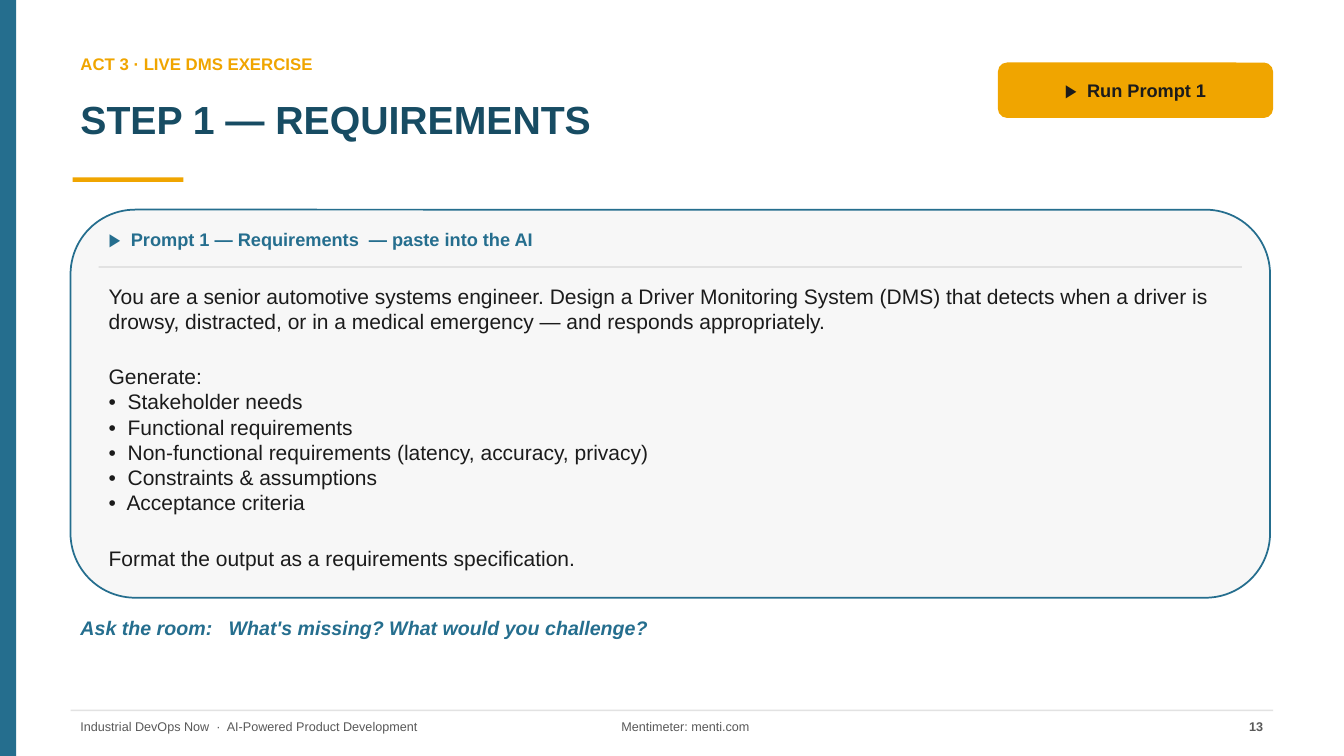
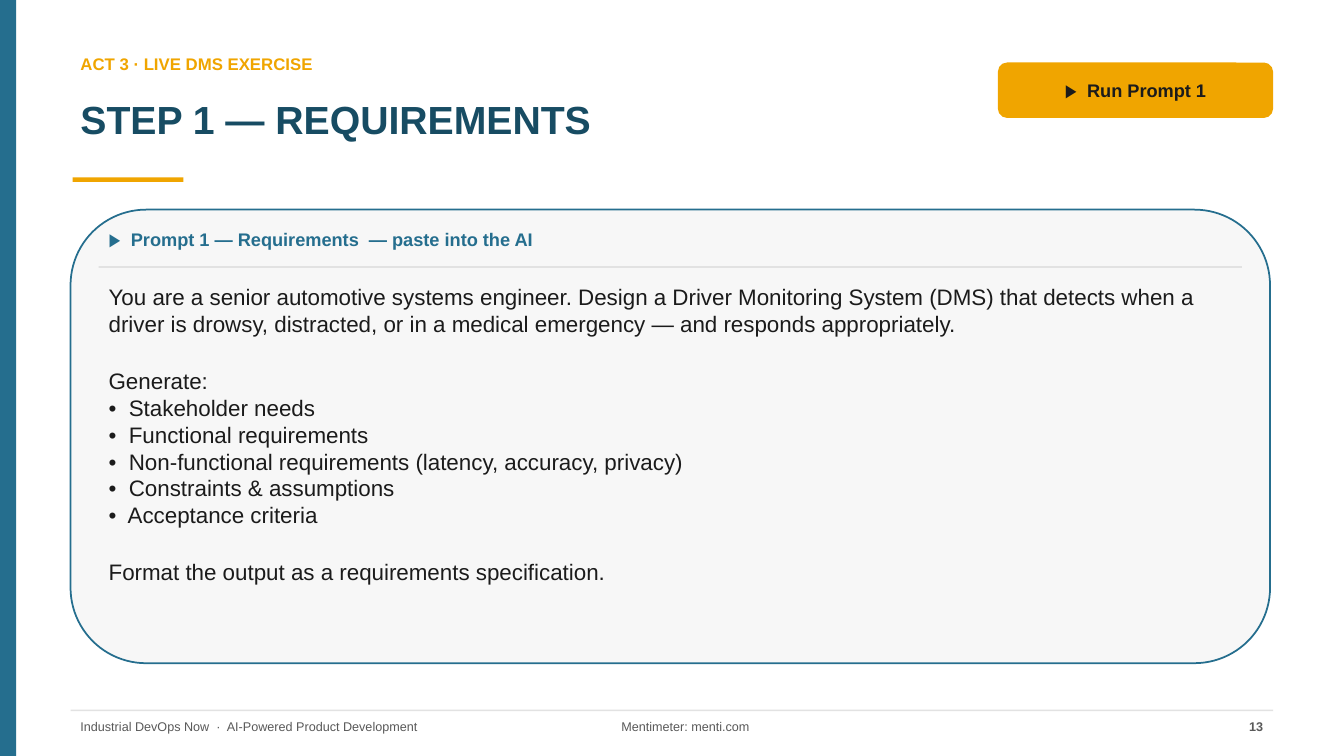
Before and after one commit to rockinryeman/SDLC-Workshop, a slide deck: slide 13 of dms-workshop/AI-Powered-Product-Development_DMS.pptx. Drawn at 1344x756 pixels with LibreOffice and Linux fonts; fonts in the diff are those of the drawing. Boxes give left, top, right and bottom in pixels: in the first picture for what was removed or moved away, otherwise in the second. Text is boxed around its words. In the diff, an @@ line names an element or a change of style, - is before the commit and + after.

```diff
--- a/dms-workshop/AI-Powered-Product-Development_DMS.pptx
+++ b/dms-workshop/AI-Powered-Product-Development_DMS.pptx
@@ rounded rectangle resized from (x1=71, y1=210, x2=1270, y2=598) to (x1=71, y1=210, x2=1270, y2=663) @@
@@ text "You are a senior automotive ..." at (x1=109, y1=288, x2=1193, y2=585): size 15 to 16 pt @@
@@ text removed at (x1=80, y1=620, x2=647, y2=639) @@
-Ask the room: What's missing? What would you challenge?
```
Also in this commit, not shown: 4 other slides changed, 2 other files.
